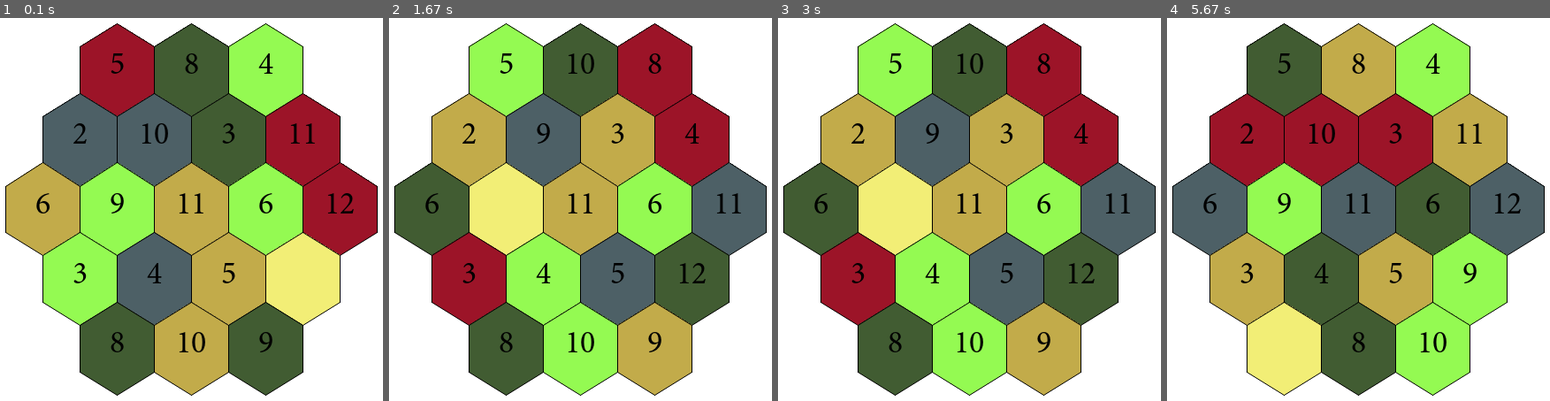
Above: before the commit, frames 1-4 (left to right).
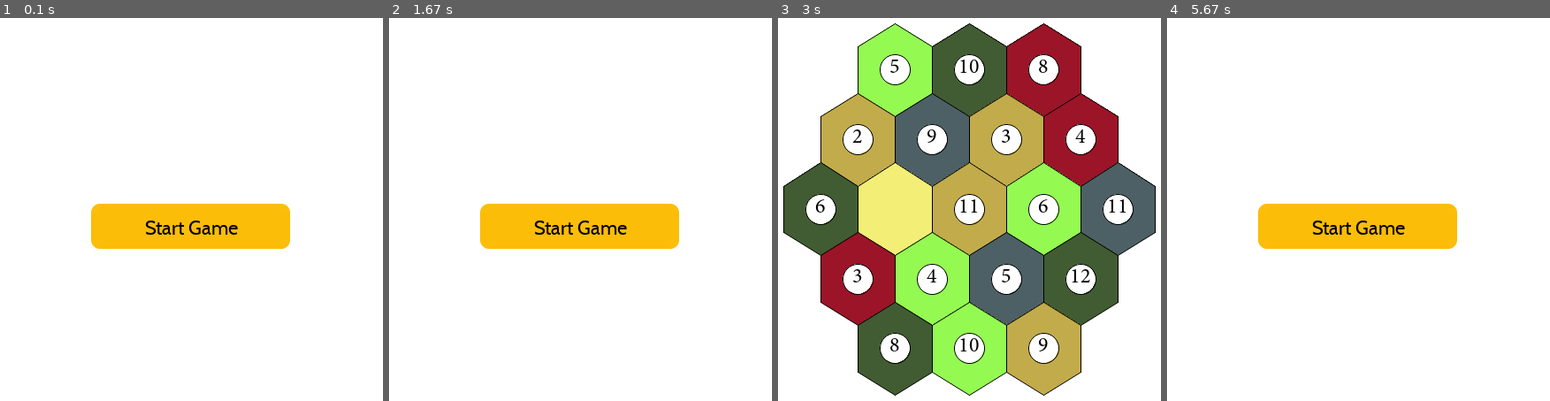
Above: after the commit, the same moments.

Repository: hdavidethan/catan-tp
Game: pygame game, started from app.py
The game is run twice, just before and just after one commit, with the same random seed, the same clock (stepped at 60 frames per second) and the same inputs.
Inputs (mouse positions are in pixels of both pictures, inside the frame that each line leads up to):
- Up to frame 1 (0.1 s): no input
- Up to frame 2 (1.67 s): press the mouse at (580, 224) at 0.37 s; move the mouse to (457, 186) at 0.47 s; release the mouse at (outside the picture) at 0.6 s; hold R 0.67-1.13 s; hold M 1.17-1.63 s
- Up to frame 3 (3 s): press the mouse at (969, 224) at 1.7 s; move the mouse to (973, 132) at 1.8 s; release the mouse at (977, 37) at 1.93 s; tap M at 2 s; press the mouse at (969, 224) at 2.37 s; move the mouse to (858, 266) at 2.47 s; release the mouse at (outside the picture) at 2.6 s
- Up to frame 4 (5.67 s): hold R 3.17-3.63 s; hold M 3.67-4.13 s; press the mouse at (1358, 224) at 4.2 s; move the mouse to (1396, 186) at 4.3 s; release the mouse at (1435, 148) at 4.43 s; hold R 5-5.47 s; hold M from 5.5 s (still down)

The runs differ from the first frame. In frame 1, 68% of the frame differs, in the area x 1-99%, y 1-99%; in frame 2, 68%; in frame 3, 9.4%; in frame 4, 68%.

Commit message:
Added preliminary menu and modes

Diff:
--- a/app.py
+++ b/app.py
@@ -15,26 +15,53 @@
     def init(self):
         self.boardSize = min(self.width*0.7, self.height*0.7)
         self.board = Board()
-        self._debugMenu = False
-        self._debugBoard = True
+        self.elements = set()
+        self.activeMode = None
+        self.setActiveMode('menu')
+
+    def setActiveMode(self, mode):
+        if (mode == 'menu'):
+            self.initMenu()
+            self.activeMode = 'menu'
+        elif (mode == 'game'):
+            self.initGame()
+            self.activeMode = 'game'
+
+    def initMenu(self):
+        self.elements = set()
+        menuButtonColors = [Colors.GOLD_1, Colors.GOLD_2]
+        menuButton1 = Button(windowConfig.MENU_B1, windowConfig.MENU_B1_SIZE, 'Start Game', menuButtonColors, 0.4)
+        self.elements.add(menuButton1)
+
+    def initGame(self):
+        self.elements = set()
 
     def keyPressed(self, key, mod):
-        if (key == pygame.K_m):
-            self._debugMenu = not self._debugMenu
-        elif (key == pygame.K_r):
-            self.board = Board()
+        if (self.activeMode == 'game'):
+            if (key == pygame.K_m):
+                self.activeMode = 'menu'
+            elif (key == pygame.K_r):
+                self.board = Board()
+
+    def mousePressed(self, mx, my):
+        for element in self.elements:
+            x0, y0, width, height = element.getRectArgs()
+            x1 = x0 + width
+            y1 = y0 + height
+            if (mx > x0 and mx < x1 and my > y0 and my < y1):
+                element.onClick(self)
 
     def redrawAll(self, screen):
-        if (self._debugMenu):
+        if (self.activeMode == 'menu'):
             self.drawMenu(screen)
-            pass
-        if (self._debugBoard):
+
+        if (self.activeMode == 'game'):
             # self.drawGUI(screen)
             self.drawBoard(screen)
 
     def drawMenu(self, screen):
-        #button1 = Button((100))
-        pass
+        for element in self.elements:
+            element.draw(screen)
 
     def inBounds(self, pos, bounds):
         x, y = pos
@@ -68,15 +95,19 @@
                 gfxdraw.aapolygon(screen, self.getHexagonPoints((x0, y0, x1, y1)), Colors.BLACK)
 
                 # Draw Token
+                center = (int(x0 + (x1-x0)/2), int(y0 + (y1-y0)/2))
+                tokenSize = int(0.17 * hexHeight)
                 number = self.board.hexBoard[i][j+firstIndex].number
                 if (number != None):
+                    pygame.draw.circle(screen, Colors.WHITE, center, tokenSize)
+                    gfxdraw.aacircle(screen, center[0], center[1], tokenSize, Colors.BLACK)
                     if (number in [6, 8]):
                         tokenColor = Colors.BLACK
                     else:
                         tokenColor = Colors.BLACK
                     token = Text.TOKEN_FONT.render(str(number), True, tokenColor)
                     tokenSurf = token.get_rect()
-                    tokenSurf.center = (x0 + (x1-x0)/2, y0 + (y1-y0)/2)
+                    tokenSurf.center = center
                     screen.blit(token, tokenSurf)
 
     def getHexagonPoints(self, bounds):
@@ -99,4 +130,4 @@
         tileFill = colors[tile.type]
         return tileFill
 
-CatanGame(width=windowConfig.width, height=windowConfig.height, title='Catan: The Settlers of Python').run()
+CatanGame(width=windowConfig.WIDTH, height=windowConfig.HEIGHT, title='Catan: The Settlers of Python').run()
--- a/config/config.py
+++ b/config/config.py
@@ -1,3 +1,8 @@
 class windowConfig(object):
-    width = 900
-    height = 600
+    WIDTH = 900
+    HEIGHT = 600
+
+    # Button Positions
+    MENU_B1 = (0.5 * WIDTH, 0.5 * HEIGHT)
+    MENU_B1_SIZE = (0.25 * WIDTH, 0.085 * HEIGHT)
+    MENU_B2 = (0.5 * WIDTH, 0.75 * HEIGHT)
--- a/config/text.py
+++ b/config/text.py
@@ -2,4 +2,5 @@
 pygame.font.init()
 
 class Text(object):
-    TOKEN_FONT = pygame.font.Font("resources/assets/Minion Pro Regular.ttf", 36)
+    TOKEN_FONT = pygame.font.Font("resources/assets/minion-regular.ttf", 24)
+    BUTTON_FONT = pygame.font.Font("resources/assets/cabin-regular.ttf", 22)
--- a/resources/gui/button.py
+++ b/resources/gui/button.py
@@ -1,17 +1,42 @@
 from resources.gui.element import Element
 from resources.gui.roundedRect import drawRoundedRect
 from config.colors import Colors
+from config.text import Text
 import pygame
 
 class Button(Element):
-    def __init__(self, pos, size, text, color, radius=0):
+    def __init__(self, pos, size, text, colors, radius=0):
         super().__init__(pos, size)
+        self.text = text
         self.radius = radius
-        self.color = color
+        self.colors = colors
+
+    def __eq__(self, other):
+        return isinstance(other, Button) and (self.pos == other.pos)
+
+    def __hash__(self):
+        return hash((self.pos, self.size, self.text))
+
+    def getColor(self, rectArgs):
+        mx, my = pygame.mouse.get_pos()
+        x0, y0, width, height = rectArgs
+        x1, y1 = x0 + width, y0 + height
+        if (mx > x0 and mx < x1 and my > y0 and my < y1):
+            return self.colors[1]
+        else:
+            return self.colors[0]
+
+    def onClick(self, game):
+        game.activeMode = 'game'
 
     def draw(self, screen):
-        rectArgs = (self.pos[0], self.pos[1], self.size[0], self.size[1])
+        rectArgs = self.getRectArgs()
+        setColor = self.getColor(rectArgs)
         if (self.radius == 0):
-            pygame.draw.rect(screen, self.color, rectArgs)
+            pygame.draw.rect(screen, setColor, rectArgs)
         else:
-            drawRoundedRect(screen, rectArgs, self.color, self.radius)
+            drawRoundedRect(screen, rectArgs, setColor, self.radius)
+        text = Text.BUTTON_FONT.render(self.text, True, Colors.BLACK)
+        textSurf = text.get_rect()
+        textSurf.center = self.pos
+        screen.blit(text, textSurf)
--- a/resources/gui/element.py
+++ b/resources/gui/element.py
@@ -5,3 +5,12 @@
     def __init__(self, pos, size):
         self.pos = pos
         self.size = size
+
+    # Convert center to pygame coords
+    def getRectArgs(self):
+        cx, cy = self.pos
+        width, height = self.size
+        x0 = cx - width / 2
+        y0 = cy - height / 2
+        rectArgs = (x0, y0, width, height)
+        return rectArgs
Binary file added: resources/assets/cabin-regular.ttf
Renamed: resources/assets/Minion Pro Regular.ttf -> resources/assets/minion-regular.ttf
